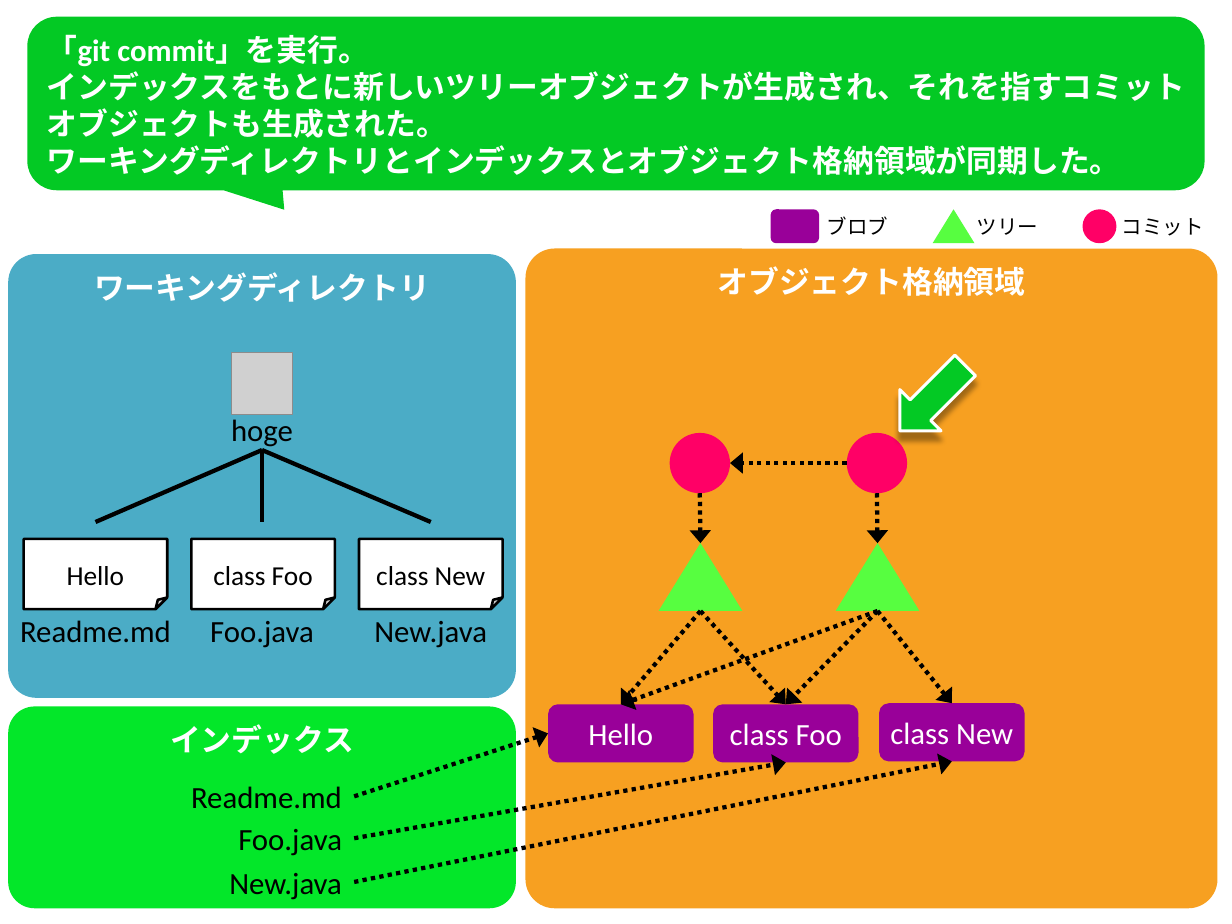
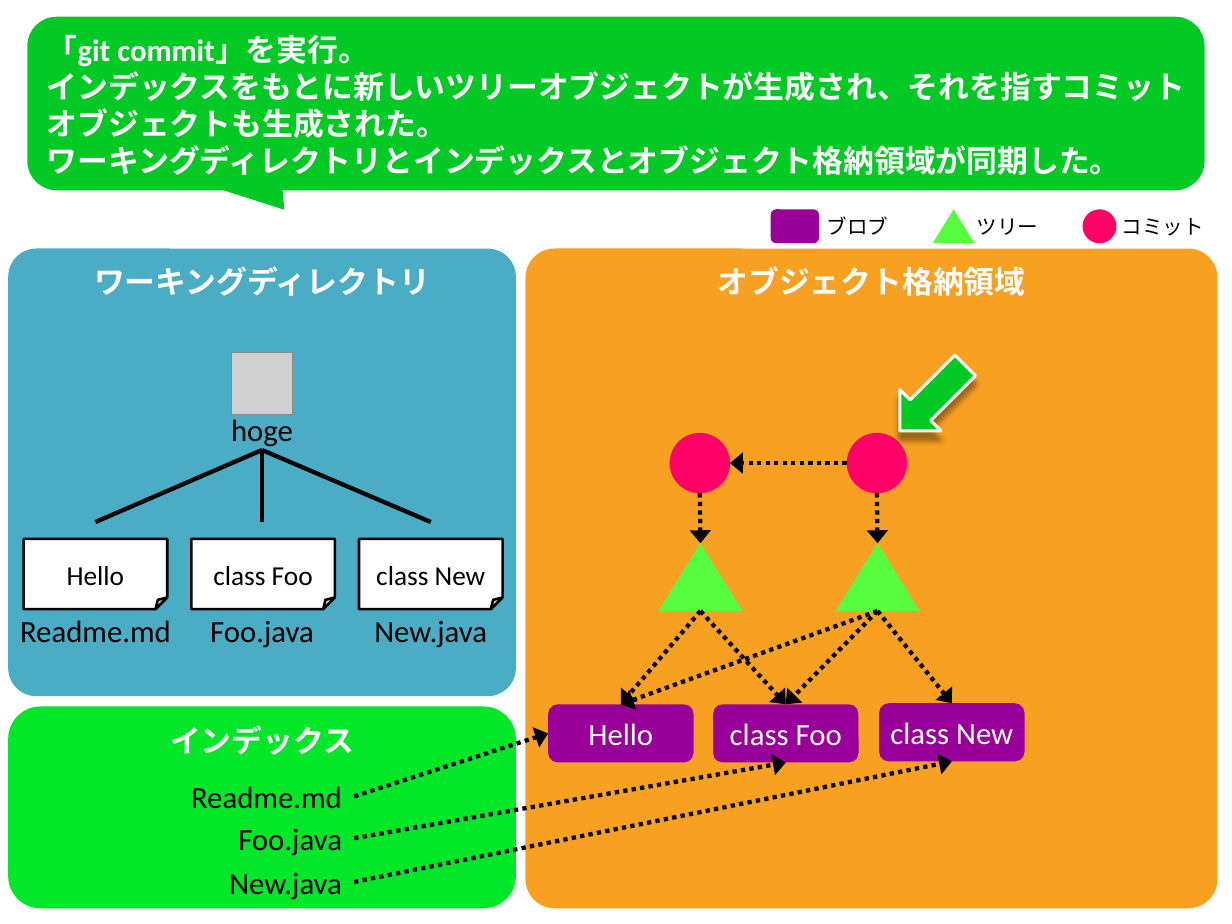
Before and after one commit to kaitoy/blog, a slide deck: slide 4 of static/images/git-repository/git_repo.pptx. Drawn at 1232x924 pixels with LibreOffice and Linux fonts; fonts in the diff are those of the drawing; grey boxes stand for pictures. Boxes give left, top, right and bottom in pixels: in the first picture for what was removed or moved away, otherwise in the second. Text is boxed around its words. In the diff, an @@ line names an element or a change of style, - is before the commit and + after.

Commit message:
Improve slides.

```diff
--- a/static/images/git-repository/git_repo.pptx
+++ b/static/images/git-repository/git_repo.pptx
@@ rounded rectangle "ワーキングディレクトリ": place and size @@
-rounded rectangle "ワーキングディレクトリ" at box(9, 254, 516, 697)
+rounded rectangle "ワーキングディレクトリ" at box(9, 249, 516, 696)
@@ rounded rectangle "インデックス" at box(9, 706, 516, 908): proportions changed @@
```
Also in this commit, not shown: 6 other slides changed, 7 other files.
